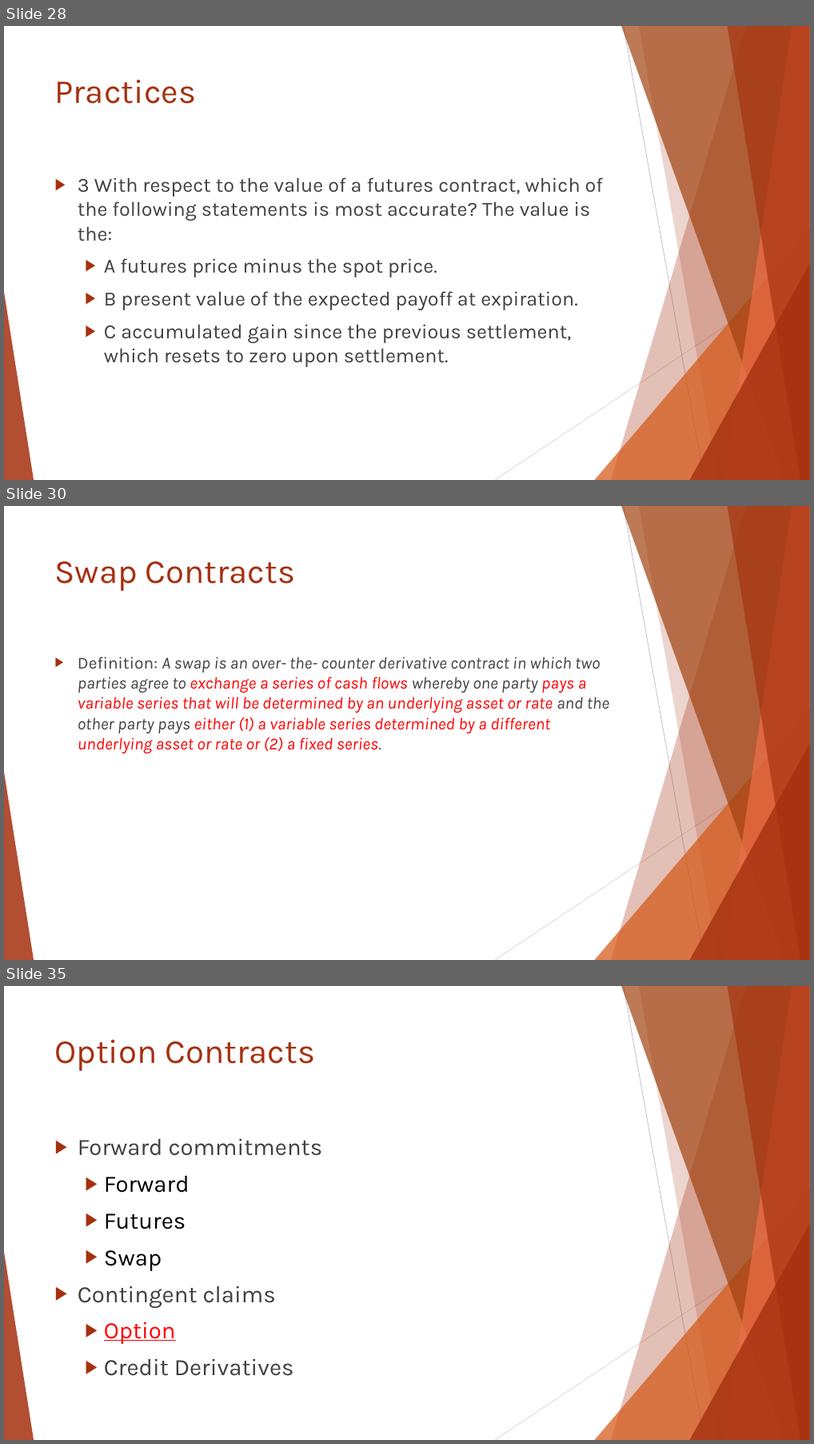
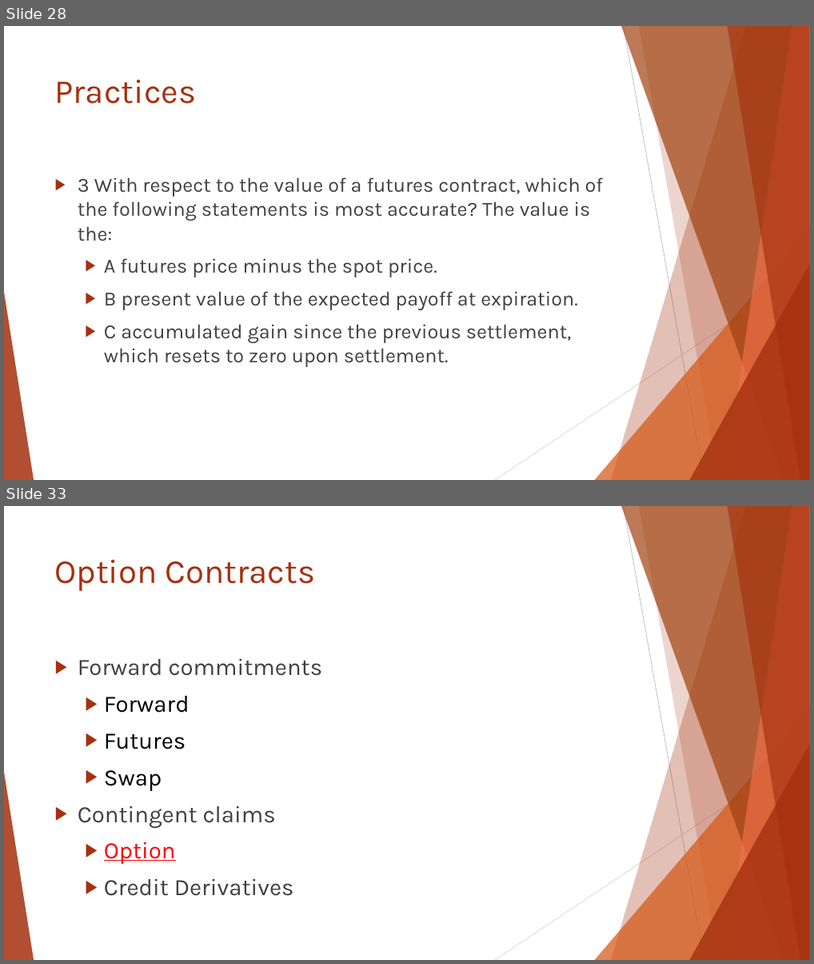
Before and after one commit to Isco0530/data, a slide deck: Reading 46.pptx. Shown one above the other, each under a label of ours: slides 28, 30 and 35 before the commit, slides 28 and 33 after it; the slides between them are not shown. The pictures are 814x1444 and 814x964 pixels, drawn with LibreOffice and Linux fonts; fonts in the diff are those of the drawing. Boxes give left, top, right and bottom in pixels: in the first picture for what was removed or moved away, otherwise in the second. Text is boxed around its words. In the diff, an @@ line names an element or a change of style, - is before the commit and + after.

```diff
--- a/Reading 46.pptx
+++ b/Reading 46.pptx
@@ slide 30 removed at (4, 506, 810, 960), background #FFFFFF; not listed: 10 template elements that a slide beside it also shows @@
@@ title removed at (55, 561, 295, 591) @@
-Swap Contracts
@@ text removed at (78, 656, 610, 753) @@
-▶ Definition: A swap is an over- the- counter derivative contract in which two parties agree to exchange a series of cash flows whereby one party pays a variable series that will be determined by an underlying asset or rate and the other party pays either (1) a variable series determined by a different underlying asset or rate or (2) a fixed series.
@@ what was slide 35 is now slide 33 @@
```
Also in this commit, not shown: 3 slides changed, 1 slide added, 2 other slides removed.
